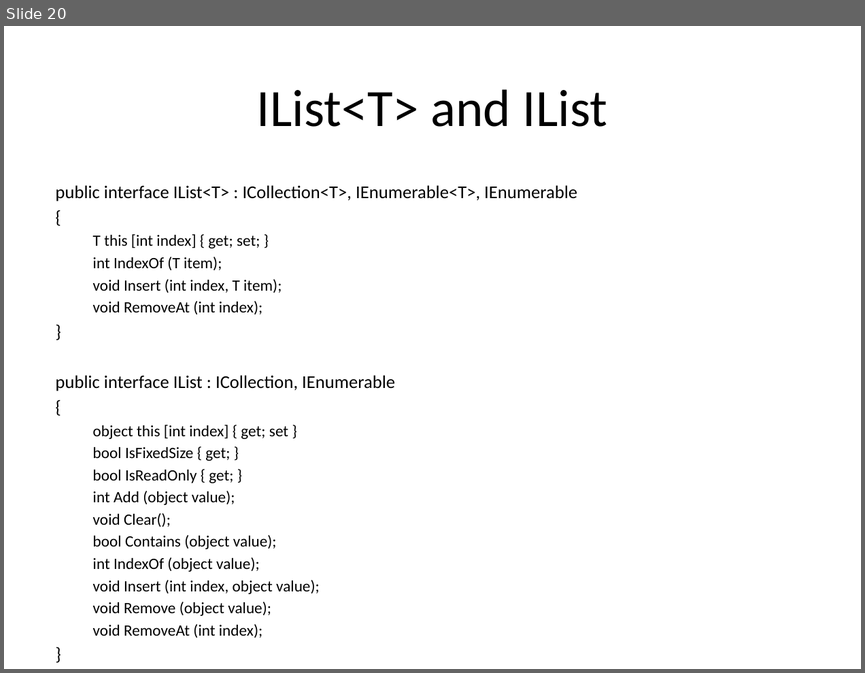
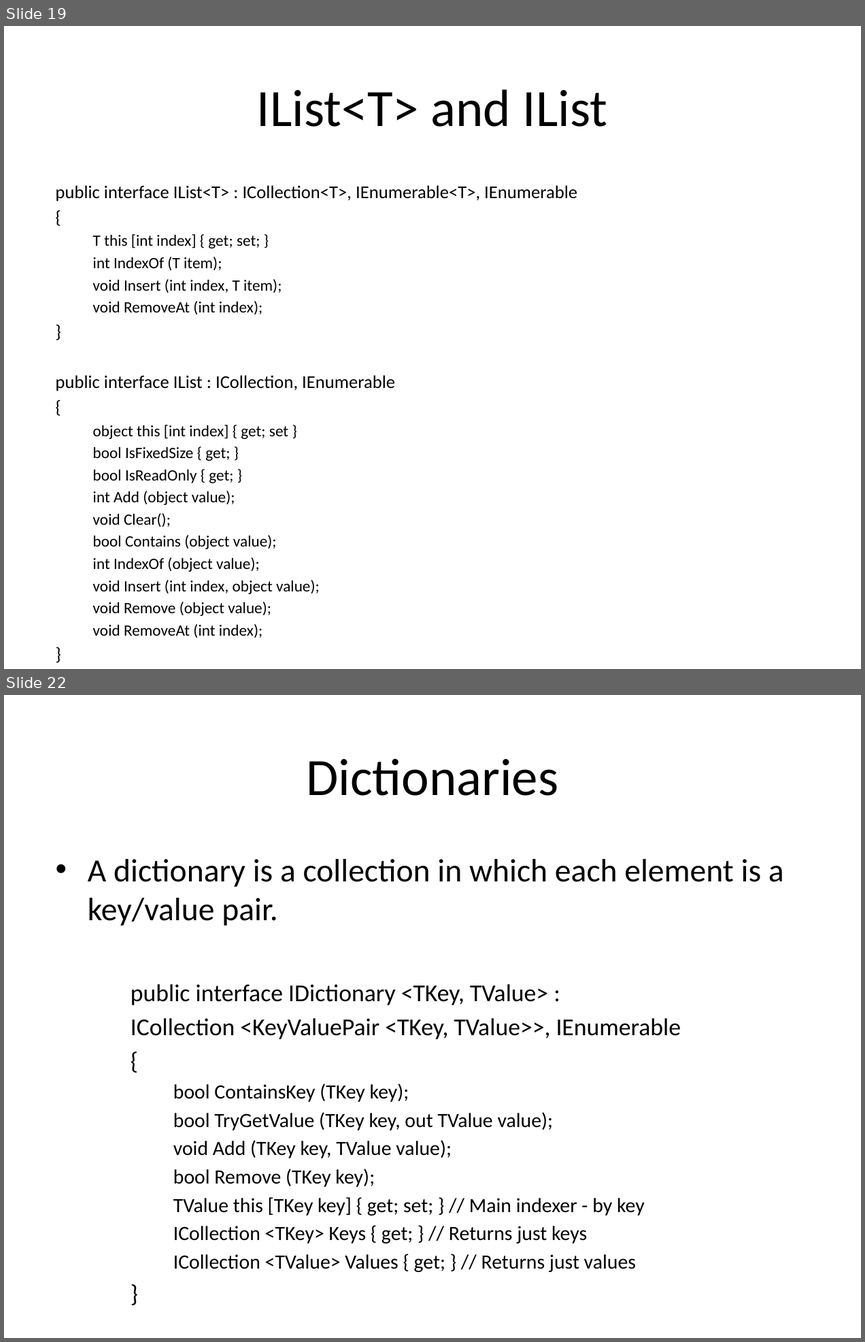
Before and after one commit to ctsxamarintraining/October15, a slide deck: Day6/Collections.pptx. Shown one above the other, each under a label of ours: slide 20 before the commit, slides 19 and 22 after it; the slides between them are not shown. The pictures are 865x673 and 865x1342 pixels, drawn with LibreOffice and Linux fonts; fonts in the diff are those of the drawing. Boxes give left, top, right and bottom in pixels: in the first picture for what was removed or moved away, otherwise in the second. Text is boxed around its words. In the diff, an @@ line names an element or a change of style, - is before the commit and + after.

Commit message:
Updated Collections PPT and assignment in progress

```diff
--- a/Day6/Collections.pptx
+++ b/Day6/Collections.pptx
@@ slide 22 added at [4,695,861,1338], background #FFFFFF @@
@@ title added at [306,758,558,796], 44 pt, text #000000 @@
+Dictionaries
@@ text added at [88,859,784,1272], 17 pt, text #000000 @@
+• A dictionary is a collection in which each element is a key/value pair.
+    public interface IDictionary <TKey, TValue> :
+    ICollection <KeyValuePair <TKey, TValue>>, IEnumerable
+    {
+      bool ContainsKey (TKey key);
+      bool TryGetValue (TKey key, out TValue value);
+      void Add (TKey key, TValue value);
+      bool Remove (TKey key);
+      TValue this [TKey key] { get; set; } // Main indexer - by key
+      ICollection <TKey> Keys { get; } // Returns just keys
+      ICollection <TValue> Values { get; } // Returns just values
+    }
@@ what was slide 20 is now slide 19 @@
```
Also in this commit, not shown: 6 other slides added, 1 other file.
